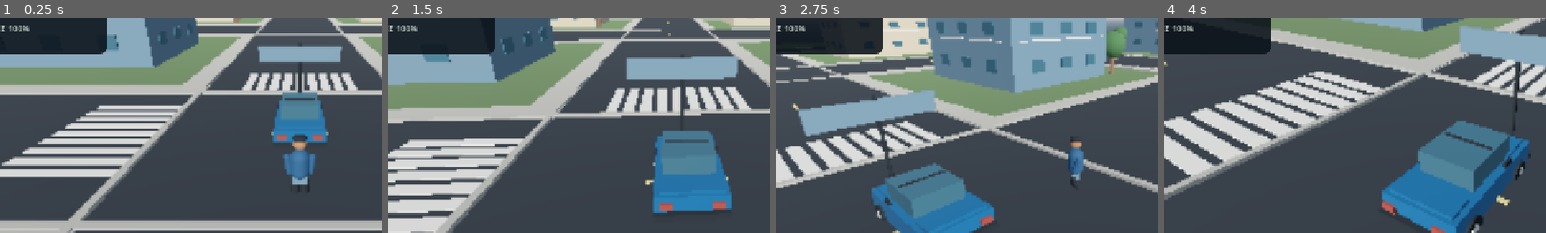
Above: before the commit, frames 1-4 (left to right).
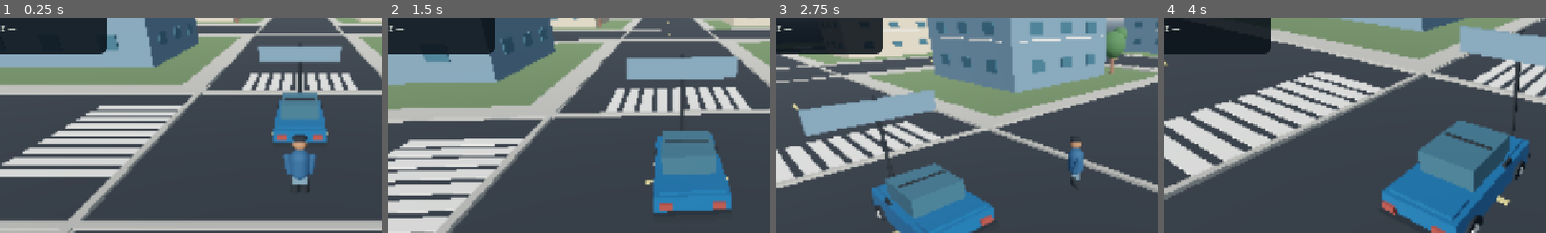
Above: after the commit, the same moments.

Repository: g82202773-coder/-blue-orbit-731
Game: Godot game, scene res://scenes/main.tscn
Two runs of this game, one before a commit and one after it. Both use one fixed random seed, a clock stepped at 60 frames per second and the inputs below.
Inputs (mouse positions are % of the whole screen's width and height, from its top left):
- Up to frame 1 (0.25 s): no input
- Up to frame 2 (1.5 s): move the mouse to (72, 45) at 0.52 s; hold D (move_right) 0.53-1.25 s; tap E (interact) at 0.6 s; click (72, 45) at 0.67 s; drag from (30, 55) to (45, 70) at 1.27 s
- Up to frame 3 (2.75 s): move the mouse to (60, 28) at 2.02 s; hold D (move_right) from 2.03 s (still down); tap E (interact) at 2.1 s
- Up to frame 4 (4 s): release D (move_right) at 2.75 s; drag from (45, 70) to (20, 35) at 2.77 s; move the mouse to (80, 65) at 3.52 s; hold A (move_left) from 3.53 s (still down); tap E (interact) at 3.6 s
The pictures show only the part of the screen within x 11-61%, y 21-71%; the shares and areas given below are measured in that part.

The runs differ from the first frame. In frame 1, 0.1% of the frame differs, in the area x 2-8%, y 3-7%; in frame 2, 0.1%; in frame 3, 0.1%; in frame 4, 0.1%.

Commit message:
Show motorbike condition only after motorbike ownership

Diff:
--- a/scripts/main.gd
+++ b/scripts/main.gd
@@ -1635,7 +1635,8 @@
             recent += "• %s\n" % GameState.transactions[i]
         bank_info.text = "Wallet: ₹%d\nBank: ₹%d\nOutstanding loan: ₹%d\nDaily interest: 2%%\nNet worth: ₹%d\n\nRECENT TRANSACTIONS\n%s" % [GameState.wallet, GameState.bank_balance, GameState.loan_balance, GameState.net_worth(), recent]
     if is_instance_valid(phone_info):
-        phone_info.text = "Day %d  •  %s\nWallet ₹%d  •  Bank ₹%d\nLoan: ₹%d\nPlayer Level: %d  •  XP: %d / %d\nFuel: %d%%  •  Car: %d%%\nBike: %d%%  •  Hunger: %d%%\nEnergy: %d%%  •  Jobs completed: %d\nService vehicles nearby to restore condition." % [GameState.day_number, GameState.clock_text(), GameState.wallet, GameState.bank_balance, GameState.loan_balance, GameState.player_level, GameState.player_xp, GameState.xp_to_next_level(), int(round(GameState.fuel_percent)), int(round(GameState.car_condition_percent)), int(round(GameState.bike_condition_percent)), int(round(GameState.hunger_percent)), int(round(GameState.energy_percent)), GameState.missions_completed]
+        var phone_bike_condition: String = "%d%%" % int(round(GameState.bike_condition_percent)) if GameState.bike_owned else "NOT OWNED"
+        phone_info.text = "Day %d  •  %s\nWallet ₹%d  •  Bank ₹%d\nLoan: ₹%d\nPlayer Level: %d  •  XP: %d / %d\nFuel: %d%%  •  Car: %d%%\nBike: %s  •  Hunger: %d%%\nEnergy: %d%%  •  Jobs completed: %d\nStand beside a vehicle and service it to restore condition." % [GameState.day_number, GameState.clock_text(), GameState.wallet, GameState.bank_balance, GameState.loan_balance, GameState.player_level, GameState.player_xp, GameState.xp_to_next_level(), int(round(GameState.fuel_percent)), int(round(GameState.car_condition_percent)), phone_bike_condition, int(round(GameState.hunger_percent)), int(round(GameState.energy_percent)), GameState.missions_completed]
     if is_instance_valid(job_info):
         if job_stage == 0:
             var courier_status: String = "AVAILABLE" if GameState.can_accept_job("Courier parcel") else "LOCKED • LEVEL 2"
@@ -1695,8 +1696,9 @@
         fuel_label.text = "FUEL  %d%%" % int(round(GameState.fuel_percent))
         fuel_label.modulate = Color("#e4d8a7") if GameState.fuel_percent > 20.0 else Color("#e28b78")
     if is_instance_valid(condition_label):
-        condition_label.text = "CAR %d%%  •  BIKE %d%%" % [int(round(GameState.car_condition_percent)), int(round(GameState.bike_condition_percent))]
-        var lowest_condition: float = minf(GameState.car_condition_percent, GameState.bike_condition_percent)
+        var bike_condition_text: String = "%d%%" % int(round(GameState.bike_condition_percent)) if GameState.bike_owned else "—"
+        condition_label.text = "CAR %d%%  •  BIKE %s" % [int(round(GameState.car_condition_percent)), bike_condition_text]
+        var lowest_condition: float = minf(GameState.car_condition_percent, GameState.bike_condition_percent) if GameState.bike_owned else GameState.car_condition_percent
         condition_label.modulate = Color("#e28b78") if lowest_condition < 30.0 else Color("#d8e1d4")
 
 func _show_toast(message: String) -> void:
